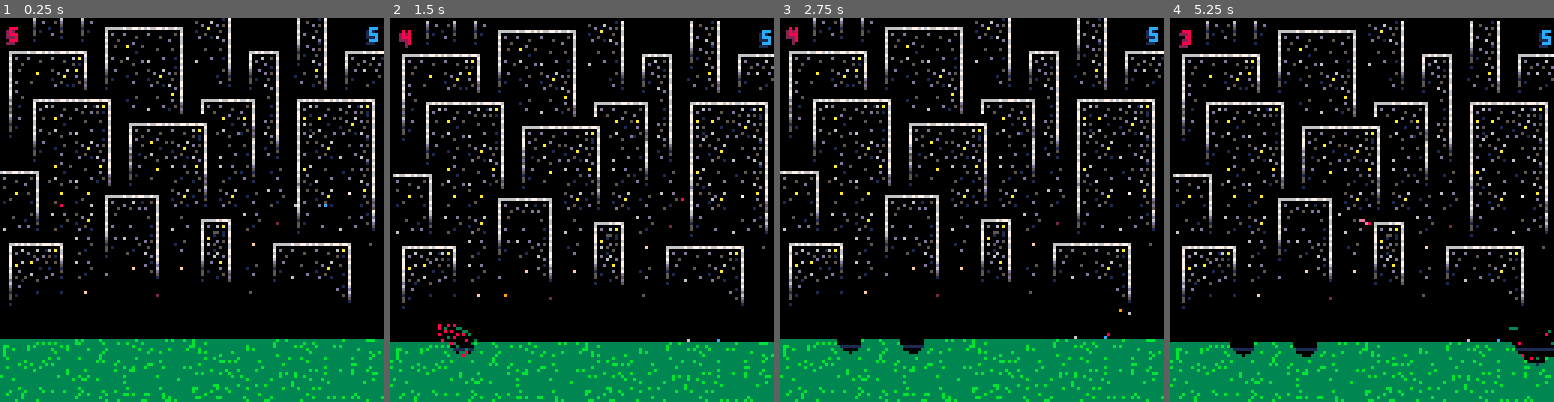
Above: before the commit, frames 1-4 (left to right).
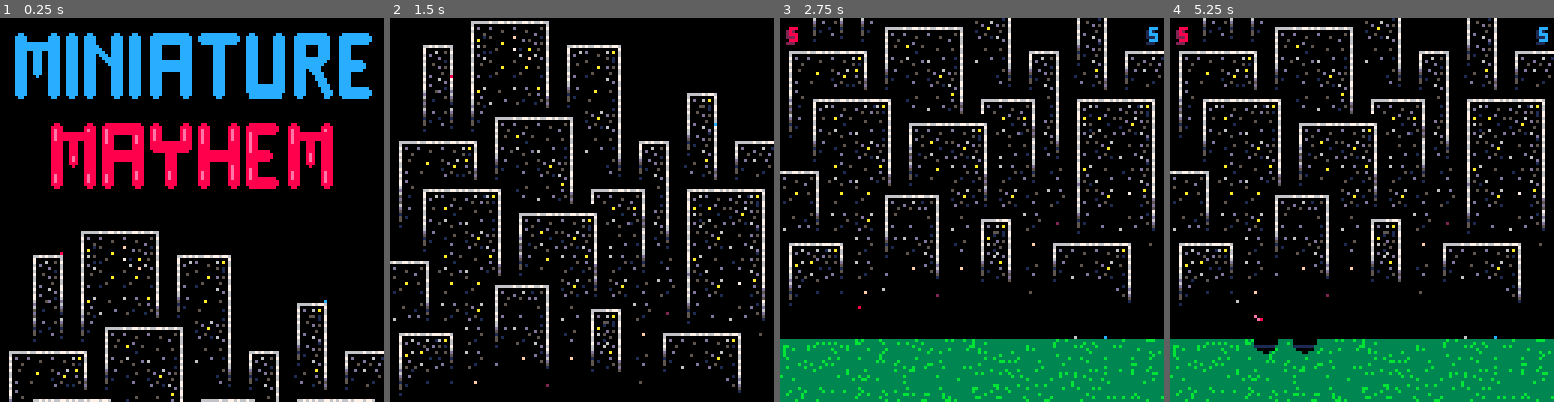
Above: after the commit, the same moments.

Repository: iamapea/miniature_jam
Game: PICO-8 cartridge mini.p8
The game is run twice, just before and just after one commit, with the same random seed, the same clock (stepped at 60 frames per second) and the same inputs.
Inputs:
- Up to frame 1 (0.25 s): no input
- Up to frame 2 (1.5 s): tap X (X key) at 0.33, 1.07 s; tap O (Z key) at 0.7 s
- Up to frame 3 (2.75 s): hold Right 1.6-2.1 s; tap O (Z key) at 1.7, 2.1, 2.5 s; tap X (X key) at 1.85 s; hold Up 2.15-2.42 s; hold Right from 2.47 s (still down)
- Up to frame 4 (5.25 s): tap O (Z key) every 0.4 s from 2.9 to 4.9 s; tap X (X key) at 2.97, 4.08, 5.2 s; release Right at 3.03 s; hold Left 3.08-3.58 s; hold Down 3.63-3.97 s; hold Right 4.02-4.68 s; hold Up 4.73-5.03 s; hold Left from 5.08 s (still down)

The runs differ from the first frame. In frame 1, 41% of the frame differs, in the area x 0-100%, y 0-100%; in frame 2, 34%; in frame 3, 0.4%; in frame 4, 22%.

Commit message:
title screen, animation, restart, ...

Diff:
--- a/mini.p8
+++ b/mini.p8
@@ -7,7 +7,7 @@
 function _init()
  --states: title,pan,play,over
  state = "title"
- version = "0.1"
+ version = "0.2"
  -- game constants
  player_speed_x = 0.3
  jump_speed = 1
@@ -28,6 +28,7 @@
  charge_start = 0.2
  lives = 5
  player_spawn_y = world_size_y-ground_height-50
+ player_spawn_title_y = {-22,-6}
  -- visual parameters
  col_players = {8,12}
  col_players2 = {2,1} --second shade for text etc.
@@ -36,6 +37,35 @@
  col_charge_outer = {14,6}
  --col_charge_inner = {8, 13}
  col_charge_inner = col_charge_outer
+ cam_y = -100
+ camera(0,cam_y)
+ restart() --rest of init
+end
+
+function init_ground()
+ g = {}
+ iy=world_size_y-ground_height
+ for i=iy, world_size_y+2 do
+  g_row = {}
+  ix = -ground_x_offset
+  add(g_row,new_ground(ix,i,ground_color))
+  while ix <= world_size_x+ground_x_offset do
+   col_cur = ground_color
+   if rnd(1) < .1 then
+    col_cur = ground_color2
+   end
+   add(g_row,new_ground(ix,i,col_cur))
+   ix += 1
+  end
+  add(g,g_row)
+ end
+
+ return g
+end
+
+function restart()
+ lives = 5
+ player_spawn_y = world_size_y-ground_height-50
  -- create players
  p1 = new_player(1,20,player_spawn_y,
                  col_players[1],
@@ -65,27 +95,6 @@
  debug_str = ""
  debug_pxl = {0,0}
 end
-
-function init_ground()
- g = {}
- iy=world_size_y-ground_height
- for i=iy, world_size_y+2 do
-  g_row = {}
-  ix = -ground_x_offset
-  add(g_row,new_ground(ix,i,ground_color))
-  while ix <= world_size_x+ground_x_offset do
-   col_cur = ground_color
-   if rnd(1) < .1 then
-    col_cur = ground_color2
-   end
-   add(g_row,new_ground(ix,i,col_cur))
-   ix += 1
-  end
-  add(g,g_row)
- end
-
- return g
-end
 -->8
 -- update -----------------
 function _update60()
@@ -114,6 +123,14 @@
  update_particles()
  cleanup_bullets()
  update_state()
+ update_camera()
+ --keep players in air during title
+ if cam_y < -50 then
+  for i = 1,#players do
+   players[i].y = player_spawn_title_y[i]
+   players[i].vy = 0
+  end
+ end
 end
 
 function move_player(t)
@@ -163,18 +180,32 @@
   deli(particles,i)
  end
 end
+
+function update_camera()
+ if state == "pan" then
+	 if (cam_y < 0) cam_y += 1
+	 camera(0,cam_y)
+	 if cam_y >= 0 then
+	  cam_y = 0
+	  state = "play"
+	 end
+	end
+end
 -->8
 -- draw --------------------
 function _draw()
  cls(0) --clear screen black (0)
  --draw city background
- map(0,5,0,0,32,32)
+ map(0,0,0,-40,32,32)
  --draw "water" underground
  y_lines = {109,114,118,121,124,126,127,128}
  y_colors = {1 ,1  ,5  ,5  ,4  ,4,  4,  4}
  for l = 1,#y_lines do
   line(-2,y_lines[l],world_size_x+2,y_lines[l],y_colors[l])
  end
+ --draw title
+ spr(64,2,-100,16,4)
+ spr(128,14,-70,13,4)
  --draw particles
  for c in all(particles) do
   pset(c.x,c.y,c.c)
@@ -212,21 +243,26 @@
    --draw player
    pset(p.x,p.y,p.c)
 	  --draw crosshair
-	  pset(p.x+cos(p.aim/2+0.25)*10,
-	       p.y+sin(p.aim/2+0.25)*10,col_ch)
+	  if state == "play" or
+	     state == "over" then
+ 	  pset(p.x+cos(p.aim/2+0.25)*10,
+ 	       p.y+sin(p.aim/2+0.25)*10,col_ch)
+ 	 end
 	 end
  end
  --draw bullets
  for b in all(bullets) do
   pset(b.x,b.y,col_bullet)
  end
- --draw lives
- pos_x = {3,123}
- pos_y = {3,3}
- for i = 1,#players do
-  pprint(players[i].lives,
-        pos_x[i],pos_y[i],
-        players[i].c,players[i].c2)
+ if state == "play" then
+  --draw lives
+  pos_x = {3,123}
+  pos_y = {3,3}
+  for i = 1,#players do
+   pprint(players[i].lives,
+         pos_x[i],pos_y[i],
+         players[i].c,players[i].c2)
+  end
  end
  -- game over screen
  if state == "over" then
@@ -526,68 +562,81 @@
 -- input --------------------
 function handle_input()
  for i = 0,#players-1 do
-  -- i: 0-indexed
-  p = players[i+1]
-  -- accelerate x
-	 if (btn(⬅️,i) and
-	 	  not btn(➡️,i)) then
-	 	if (p.aim<0) p.aim=-p.aim
-	  p.vx = -player_speed_x
-   if (collision_left(p)) p.vx=0
-	 elseif (btn(➡️,i) and
-	 	      not btn(⬅️,i)) then
-	 	if (p.aim>0) p.aim=-p.aim
-   p.vx = player_speed_x
-   if (collision_right(p)) p.vx=0
-	 else
-	  p.vx = 0
-	 end
-	 -- aim
-	 if btn(⬆️,i) then
-	  if p.aim>0+aim_speed and
-	     p.aim<1 then
-    p.aim -= aim_speed
-   elseif p.aim < -aim_speed then
-	   p.aim += aim_speed
-	  end
-	 elseif btn(⬇️,i) then
-	  if p.aim>0 and
-	     p.aim<1-aim_speed then
-	   p.aim += aim_speed
-   elseif p.aim<0 and p.aim>-1+aim_speed then
-    p.aim -= aim_speed
-   end
-	 end
-	 -- charge
-	 if btn(❎,i) and
-	    p.cooldown == 0 then
-	  if p.charge <= charge_max then
-	   p.charge += charge_per_frame
-	   p.charges = true
-	  else
-	   --todo: shoot
-	  end
-	 end
-	 if not btn(❎,i) and
-	    p.charges then
- 	 --shoot
-	  add(bullets,
-	      new_bullet(p.x,p.y,bullet_speed*p.charge,
-	                 col_bullet,p.aim))
-	  p.cooldown += cooldown_bullet
-	  p.charges = false
-	  p.charge = charge_start
-	  sfx(1)
-	 end
-	 -- jump
-	 if not p.is_airborne and
-	    not p.jumps and
-	    btn(🅾️,i) then
-	  p.jumps = true
-	  p.is_airborne = true
-	  p.vy = - jump_speed
-	  sfx(0)
-	 end
+  if state == "title" then
+   if btn(❎,i) or
+      btn(🅾️,i) then
+    state = "pan"
+   end
+  elseif state == "over" then
+   if btn(❎,i) or
+      btn(🅾️,i) then
+    state = "play"
+    restart()
+   end
+  elseif state == "play" then
+   -- i: 0-indexed
+   p = players[i+1]
+   -- accelerate x
+ 	 if (btn(⬅️,i) and
+ 	 	  not btn(➡️,i)) then
+ 	 	if (p.aim<0) p.aim=-p.aim
+ 	  p.vx = -player_speed_x
+    if (collision_left(p)) p.vx=0
+ 	 elseif (btn(➡️,i) and
+ 	 	      not btn(⬅️,i)) then
+ 	 	if (p.aim>0) p.aim=-p.aim
+    p.vx = player_speed_x
+    if (collision_right(p)) p.vx=0
+ 	 else
+ 	  p.vx = 0
+ 	 end
+ 	 -- aim
+ 	 if btn(⬆️,i) then
+ 	  if p.aim>0+aim_speed and
+ 	     p.aim<1 then
+     p.aim -= aim_speed
+    elseif p.aim < -aim_speed then
+ 	   p.aim += aim_speed
+ 	  end
+ 	 elseif btn(⬇️,i) then
+ 	  if p.aim>0 and
+ 	     p.aim<1-aim_speed then
+ 	   p.aim += aim_speed
+    elseif p.aim<0 and p.aim>-1+aim_speed then
+     p.aim -= aim_speed
+    end
+ 	 end
+ 	 -- charge
+ 	 if btn(❎,i) and
+ 	    p.cooldown == 0 then
+ 	  if p.charge <= charge_max then
+ 	   p.charge += charge_per_frame
+ 	   p.charges = true
+ 	  else
+ 	   --todo: shoot
+ 	  end
+ 	 end
+ 	 if not btn(❎,i) and
+ 	    p.charges then
+  	 --shoot
+ 	  add(bullets,
+ 	      new_bullet(p.x,p.y,bullet_speed*p.charge,
+ 	                 col_bullet,p.aim))
+ 	  p.cooldown += cooldown_bullet
+ 	  p.charges = false
+ 	  p.charge = charge_start
+ 	  sfx(1)
+ 	 end
+ 	 -- jump
+ 	 if not p.is_airborne and
+ 	    not p.jumps and
+ 	    btn(🅾️,i) then
+ 	  p.jumps = true
+ 	  p.is_airborne = true
+ 	  p.vy = - jump_speed
+ 	  sfx(0)
+ 	 end
+ 	end --if state play
 	end --for i in 1,#players
 end
 -->8
Not shown, changed: 136 lines of the sprite sheet (__gfx__) section of mini.p8
